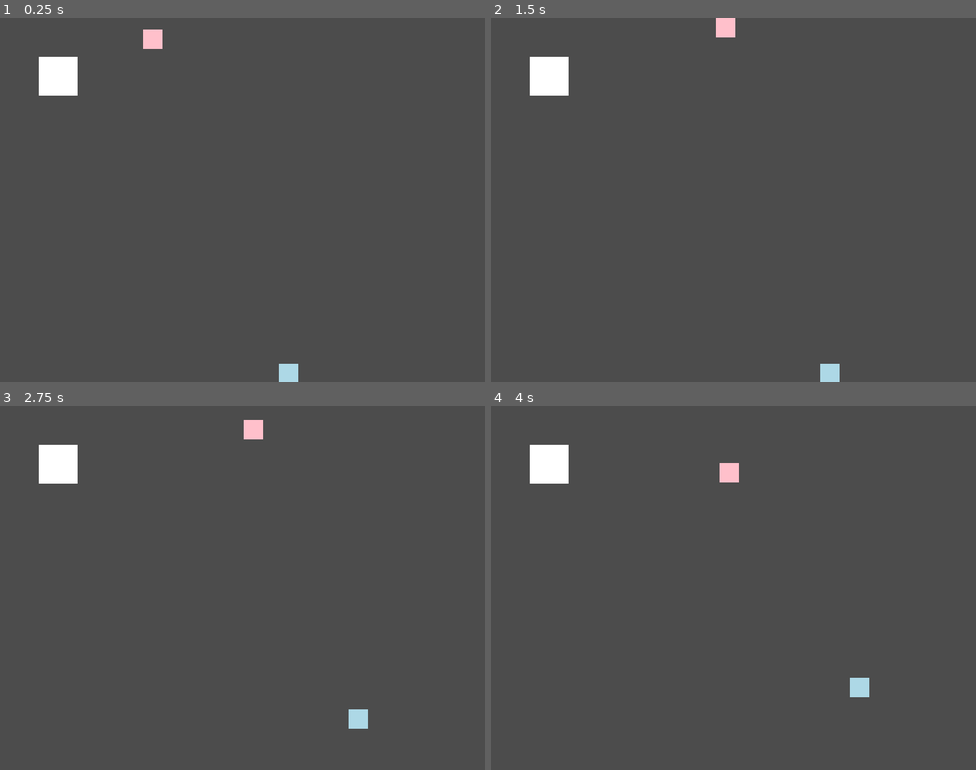
Above: before the commit, frames 1-4 (two rows, left to right).
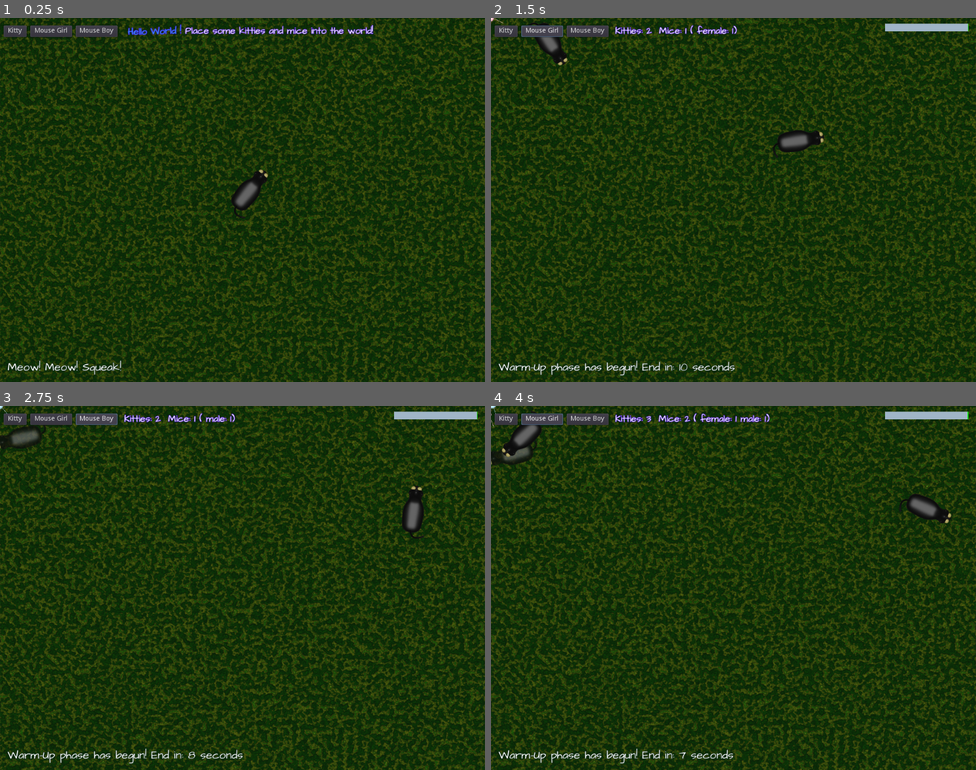
Above: after the commit, the same moments.

Repository: guckstift/UnstableKitty
Game: Godot game, scene res://Game.tscn
The game is run twice, just before and just after one commit, with the same random seed, the same clock (stepped at 60 frames per second) and the same inputs.
Inputs (mouse positions are in pixels of both pictures, inside the frame that each line leads up to):
- Up to frame 1 (0.25 s): no input
- Up to frame 2 (1.5 s): click (505, 32) at 0.5 s, where only the run after the commit has a clickable "Kitty"; click (544, 32) at 1.25 s, where only the run after the commit has a clickable "Mouse Girl"
- Up to frame 3 (2.75 s): click (97, 420) at 2 s, where only the run after the commit has a clickable "Mouse Boy"
- Up to frame 4 (4 s): click (505, 420) at 2.75 s, where only the run after the commit has a clickable "Kitty"; click (544, 420) at 3.5 s, where only the run after the commit has a clickable "Mouse Girl"

The runs differ from the first frame. In frame 1, 99% of the frame differs, in the area x 0-100%, y 0-100%; in frame 2, 99%; in frame 3, 99%; in frame 4, 99%.
Error before the commit: Parse Error: The method "start_dating" isn't declared in the current class. (res://Kitty.gd:23)

Commit message:
BG

Diff:
--- a/Game.gd
+++ b/Game.gd
@@ -1,14 +1,34 @@
 extends Node2D
 
 var Mouse = load("res://Mouse.tscn")
+var Kitty = load("res://Kitty.tscn")
+
+var mode = null
+var kitty_count := 1
+var mouse_count := 0
+var f_mouse_count := 0
+var m_mouse_count := 0
+
+var phase := "intro"
+var clock := 0.0
 
 func _enter_tree():
 	randomize()
 
+func _input(event):
+	if event is InputEventMouseMotion:
+		if is_instance_valid(mode):
+			mode.position = event.position
+	elif event is InputEventMouseButton:
+		if event.button_index == BUTTON_LEFT:
+			mode = null
+
 func _ready():
+	return
 	spawn_rand_mouse()
 	spawn_rand_mouse()
-	return
+	spawn_rand_mouse()
+	spawn_rand_mouse()
 	while true:
 		spawn_rand_mouse()
 		$Timer.wait_time = 15
@@ -16,9 +36,135 @@
 		$Timer.start()
 		yield($Timer, "timeout")
 
+func _process(delta):
+	if phase == "warmup":
+		clock -= delta
+		if clock <= 0.0:
+			start_test_phase()
+	elif phase == "test":
+		clock -= delta
+		if clock <= 0.0:
+			test_ended()
+		elif mouse_count >= global.MAX_MICE:
+			mouse_overpopulation()
+		elif mouse_count == 0:
+			mouse_extinction()
+	update_info_label()
+
+func test_ended():
+	var end_label = $CanvasLayer/EndLabel
+	end_label.visible = true
+	end_label.bbcode_text = "[center][wave][color=#0f0]Test successful"
+	end_label.modulate = Color.white
+	phase = "success"
+
+func mouse_overpopulation():
+	var end_label = $CanvasLayer/EndLabel
+	end_label.visible = true
+	end_label.bbcode_text = "[center][shake rate=50 level=60]Mouse Overpopulation"
+	end_label.modulate = Color.red
+	phase = "over"
+
+func mouse_extinction():
+	var end_label = $CanvasLayer/EndLabel
+	end_label.visible = true
+	end_label.bbcode_text = "[center][tornado radius=9 freq=1]Mice Extinction"
+	end_label.modulate = Color.gray
+	phase = "over"
+
 func spawn_rand_mouse():
 	var mouse = Mouse.instance()
 	$Mice.add_child(mouse)
 	mouse.gender = "f" if randi() % 2 else "m"
 	mouse.grown_up = true
 	mouse.position = global.rand_pos()
+
+func update_stats():
+	var text = ""
+	if kitty_count > 0:
+		text += "Kitties: " + str(kitty_count)
+	if mouse_count > 0:
+		text += "  Mice: " + str(mouse_count) + " ("
+		if f_mouse_count > 0:
+			text += " female: " + str(f_mouse_count)
+		if m_mouse_count > 0:
+			text += " male: " + str(m_mouse_count)
+		text += ")"
+	$CanvasLayer/StatsLabel.bbcode_text = text
+	var mouse_ratio = float(mouse_count) / global.MAX_MICE
+	$CanvasLayer/ColorRect.visible = true
+	var inner_rect = $CanvasLayer/ColorRect/ColorRect
+	inner_rect.color = lerp(Color.green, Color.red, mouse_ratio)
+	inner_rect.anchor_left = 1.0 - mouse_ratio
+
+func restart():
+	phase = "intro"
+	$CanvasLayer/CatButton.disabled = false
+	$CanvasLayer/CatButton.modulate = Color.white
+	$CanvasLayer/MouseGirlButton.disabled = false
+	$CanvasLayer/MouseGirlButton.modulate = Color.white
+	$CanvasLayer/MouseBoyButton.disabled = false
+	$CanvasLayer/MouseBoyButton.modulate = Color.white
+
+func start_warmup():
+	if phase != "intro": return
+	phase = "warmup"
+	clock = global.WARM_UP + 1
+	update_info_label()
+
+func start_test_phase():
+	phase = "test"
+	clock = global.TEST_PHASE + 1
+	$CanvasLayer/CatButton.disabled = true
+	$CanvasLayer/CatButton.modulate = Color(1, 0.75, 0.75, 0.25)
+	$CanvasLayer/MouseGirlButton.disabled = true
+	$CanvasLayer/MouseGirlButton.modulate = Color(1, 0.75, 0.75, 0.25)
+	$CanvasLayer/MouseBoyButton.disabled = true
+	$CanvasLayer/MouseBoyButton.modulate = Color(1, 0.75, 0.75, 0.25)
+	update_info_label()
+
+func update_info_label():
+	if phase == "warmup":
+		var text := "Warm-Up phase has begun! End in: "
+		text += str(int(clock)) + " seconds"
+		$CanvasLayer/InfoLabel.text = text
+	elif phase == "test":
+		var text := "Test phase ends in: "
+		var secs = int(clock) % 60
+		var mins = int(clock) / 60
+		if mins > 0:
+			text += str(mins) + " minutes "
+		if secs > 0:
+			text += str(secs) + " seconds"
+		$CanvasLayer/InfoLabel.text = text
+	elif phase == "over":
+		$CanvasLayer/InfoLabel.text = "Game Over!"
+		$CanvasLayer/InfoLabel.modulate = Color.lightcoral
+	elif phase == "success":
+		$CanvasLayer/InfoLabel.text = "Success!"
+		$CanvasLayer/InfoLabel.modulate = Color.lightgreen
+
+func _on_CatButton_pressed():
+	mode = Kitty.instance()
+	$Kitties.add_child(mode)
+	kitty_count += 1
+	update_stats()
+	start_warmup()
+
+func _on_MouseButton_pressed():
+	mode = Mouse.instance()
+	$Mice.add_child(mode)
+	mode.gender = "f"
+	mouse_count += 1
+	f_mouse_count += 1
+	update_stats()
+	start_warmup()
+
+func _on_MouseBoyButton_pressed():
+	mode = Mouse.instance()
+	$Mice.add_child(mode)
+	mode.gender = "m"
+	mouse_count += 1
+	m_mouse_count += 1
+	update_stats()
+	start_warmup()
--- a/Game.tscn
+++ b/Game.tscn
@@ -1,15 +1,151 @@
-[gd_scene load_steps=3 format=2]
+[gd_scene load_steps=8 format=2]
 
 [ext_resource path="res://Kitty.tscn" type="PackedScene" id=1]
+[ext_resource path="res://gamefont.tres" type="DynamicFontData" id=2]
 [ext_resource path="res://Game.gd" type="Script" id=3]
+[ext_resource path="res://bg.png" type="Texture" id=4]
+
+[sub_resource type="DynamicFont" id=3]
+size = 20
+outline_size = 1
+outline_color = Color( 0.247059, 0.0431373, 0.74902, 1 )
+font_data = ExtResource( 2 )
+
+[sub_resource type="DynamicFont" id=2]
+size = 24
+outline_size = 1
+outline_color = Color( 0.0431373, 0.156863, 0.0745098, 1 )
+use_filter = true
+font_data = ExtResource( 2 )
+
+[sub_resource type="DynamicFont" id=4]
+size = 69
+font_data = ExtResource( 2 )
 
 [node name="Game" type="Node2D"]
+position = Vector2( 0, 8 )
 script = ExtResource( 3 )
 
-[node name="Kitty" parent="." instance=ExtResource( 1 )]
-position = Vector2( 64, 64 )
-scale = Vector2( 8, 8 )
+[node name="Sprite" type="Sprite" parent="."]
+position = Vector2( 0, -8 )
+texture = ExtResource( 4 )
+centered = false
 
 [node name="Mice" type="Node" parent="."]
 
+[node name="Kitties" type="Node" parent="."]
+
+[node name="Kitty" parent="Kitties" instance=ExtResource( 1 )]
+position = Vector2( 504, 392 )
+
 [node name="Timer" type="Timer" parent="."]
+
+[node name="CanvasLayer" type="CanvasLayer" parent="."]
+
+[node name="CatButton" type="Button" parent="CanvasLayer"]
+anchor_top = 0.0104167
+anchor_bottom = 0.0104167
+margin_left = 8.0
+margin_top = 8.0
+margin_right = 56.0
+margin_bottom = 32.0
+text = "Kitty"
+__meta__ = {
+"_edit_use_anchors_": false
+}
+
+[node name="MouseGirlButton" type="Button" parent="CanvasLayer"]
+anchor_top = 0.0104167
+anchor_bottom = 0.0104167
+margin_left = 64.0
+margin_top = 8.0
+margin_right = 152.0
+margin_bottom = 32.0
+text = "Mouse Girl"
+__meta__ = {
+"_edit_use_anchors_": false
+}
+
+[node name="MouseBoyButton" type="Button" parent="CanvasLayer"]
+anchor_top = 0.0104167
+anchor_bottom = 0.0104167
+margin_left = 160.0
+margin_top = 8.0
+margin_right = 248.0
+margin_bottom = 32.0
+text = "Mouse Boy"
+__meta__ = {
+"_edit_use_anchors_": false
+}
+
+[node name="StatsLabel" type="RichTextLabel" parent="CanvasLayer"]
+margin_left = 262.0
+margin_top = 13.0
+margin_right = 840.0
+margin_bottom = 48.0
+custom_fonts/normal_font = SubResource( 3 )
+bbcode_enabled = true
+bbcode_text = "[wave] [color=#39f]Hello World ![/color][/wave] Place some kitties and mice into the world!"
+text = " Hello World ! Place some kitties and mice into the world!"
+scroll_active = false
+__meta__ = {
+"_edit_use_anchors_": false
+}
+
+[node name="ColorRect" type="ColorRect" parent="CanvasLayer"]
+visible = false
+margin_left = 832.0
+margin_top = 12.0
+margin_right = 1008.0
+margin_bottom = 28.0
+color = Color( 0.627451, 0.709804, 0.780392, 1 )
+__meta__ = {
+"_edit_group_": true,
+"_edit_use_anchors_": false
+}
+
+[node name="ColorRect" type="ColorRect" parent="CanvasLayer/ColorRect"]
+anchor_right = 1.0
+anchor_bottom = 1.0
+color = Color( 0.156863, 0.196078, 0.8, 1 )
+__meta__ = {
+"_edit_use_anchors_": false
+}
+
+[node name="InfoLabel" type="Label" parent="CanvasLayer"]
+margin_left = 16.0
+margin_top = 720.0
+margin_right = 266.0
+margin_bottom = 754.0
+custom_fonts/font = SubResource( 2 )
+text = "Meow! Meow! Squeak! "
+__meta__ = {
+"_edit_use_anchors_": false
+}
+
+[node name="EndLabel" type="RichTextLabel" parent="CanvasLayer"]
+visible = false
+anchor_left = 0.5
+anchor_top = 0.5
+anchor_right = 0.5
+anchor_bottom = 0.5
+margin_left = -480.0
+margin_top = -56.0
+margin_right = 480.0
+margin_bottom = 48.0
+grow_horizontal = 2
+grow_vertical = 2
+size_flags_horizontal = 3
+size_flags_vertical = 3
+custom_fonts/normal_font = SubResource( 4 )
+bbcode_enabled = true
+bbcode_text = "[center][wave][color=#0f0]Test successful"
+text = "Test successful"
+scroll_active = false
+__meta__ = {
+"_edit_use_anchors_": false
+}
+
+[connection signal="pressed" from="CanvasLayer/CatButton" to="." method="_on_CatButton_pressed"]
+[connection signal="pressed" from="CanvasLayer/MouseGirlButton" to="." method="_on_MouseButton_pressed"]
+[connection signal="pressed" from="CanvasLayer/MouseBoyButton" to="." method="_on_MouseBoyButton_pressed"]
--- a/Kitty.gd
+++ b/Kitty.gd
@@ -1,34 +1,84 @@
-extends Polygon2D
+extends AnimatedSprite
+class_name Kitty
+
+const OWN_BOUNDS = Vector2(96, 48)
+
+export var cooldown_min := 0.5
+export var cooldown_max := 3.0
 
 export var satisfied := false setget set_satisfied
 
 var dir := Vector2()
 var speed := 0.0
 var state := ""
+var victim : Node2D = null
+
+func get_class(): return "Kitty"
 
 func _ready():
 	start_roaming()
+
+func _physics_process(delta):
+	position = Vector2(
+		clamp(position.x, OWN_BOUNDS.x / 2, global.BOUNDS.x - OWN_BOUNDS.x / 2),
+		clamp(position.y, OWN_BOUNDS.y / 2, global.BOUNDS.y - OWN_BOUNDS.y / 2)
+	)
+	if state == "hunting":
+		dir = (victim.position - position).normalized()
+	position += delta * dir * speed
+	if dir.length() > 0:
+		rotation_degrees = rad2deg(dir.angle())
 
 func start_roaming(force = false):
 	if state == "roaming" and not force: return
 	if state != "roaming":
 		state = "roaming"
-		print("cat start roaming")
+		#print("cat start roaming")
 	dir = global.rand_dir()
 	speed = rand_range(0, 256)
 	var timeout = rand_range(0.25, 2.0)
 	yield(get_tree().create_timer(timeout), "timeout")
 	if state != "roaming": return
 	if not satisfied and randf() > 0.125:
-		start_dating()
+		start_hunting()
 	else:
 		start_roaming(true)
+
+func start_hunting():
+	if state == "hunting": return
+	victim = null
+	for m in $"../../Mice".get_children():
+		if dist(m) < 256 and m.hunted == false:
+			victim = m
+			victim.hunted = true
+			state = "hunting"
+			#print("victim found")
+			break
+	if victim == null:
+		start_roaming(true)
+	else:
+		speed = 320
+		if not victim.get_node("Sprite/Area2D").overlaps_area($Area2D):
+			yield(victim, "kitty_entered")
+		#print("catched")
+		var game = get_tree().get_current_scene()
+		game.mouse_count -= 1
+		if victim.gender == "f": game.f_mouse_count -= 1
+		else: game.m_mouse_count -= 1
+		game.update_stats()
+		victim.queue_free()
+		set_satisfied(true)
+		start_roaming()
 
 func set_satisfied(s):
 	satisfied = s
 	if satisfied:
-		color *= 0.5
-		yield(get_tree().create_timer(8), "timeout")
+		modulate.a = 0.75
+		yield(get_tree().create_timer(
+			rand_range(cooldown_min, cooldown_max)), "timeout")
 		set_satisfied(false)
 	else:
-		color *= 2.0
+		modulate.a = 1
+
+func dist(other : Node2D):
+	return position.distance_to(other.position)
--- a/Kitty.tscn
+++ b/Kitty.tscn
@@ -1,7 +1,26 @@
-[gd_scene load_steps=2 format=2]
+[gd_scene load_steps=5 format=2]
 
 [ext_resource path="res://Kitty.gd" type="Script" id=1]
+[ext_resource path="res://kitty.png" type="Texture" id=2]
 
-[node name="Kitty" type="Polygon2D"]
-polygon = PoolVector2Array( 0, 0, 8, 0, 8, 8, 0, 8 )
+[sub_resource type="SpriteFrames" id=1]
+animations = [ {
+"frames": [ ExtResource( 2 ) ],
+"loop": true,
+"name": "default",
+"speed": 5.0
+} ]
+
+[sub_resource type="RectangleShape2D" id=2]
+extents = Vector2( 96, 48 )
+
+[node name="Kitty" type="AnimatedSprite"]
+scale = Vector2( 0.5, 0.5 )
+frames = SubResource( 1 )
 script = ExtResource( 1 )
+
+[node name="Area2D" type="Area2D" parent="."]
+
+[node name="CollisionShape2D" type="CollisionShape2D" parent="Area2D"]
+position = Vector2( 16, 0 )
+shape = SubResource( 2 )
--- a/Mouse.gd
+++ b/Mouse.gd
@@ -1,11 +1,17 @@
-extends Polygon2D
+extends KinematicBody2D
 class_name Mouse
+
+func get_class(): return "Mouse"
 
 var Mouse = load("res://Mouse.tscn")
 
 signal mate_entered
+signal kitty_entered
 
 const OWN_BOUNDS = Vector2(32, 32)
+
+var cooldown_min := 1.0
+var cooldown_max := 8.0
 
 export var gender := "" setget set_gender
 export var grown_up := false setget set_grown
@@ -15,6 +21,10 @@
 var speed := 0.0
 var state := ""
 var mate : Node2D = null
+var hunted := false
+
+onready var kitties = $"../../Kitties"
+onready var game = get_tree().get_current_scene()
 
 func _ready():
 	set_gender("m")
@@ -23,44 +33,76 @@
 	start_roaming()
 
 func _physics_process(delta):
+	#if position.x < 0: position.x += global.BOUNDS.x
+	#elif position.x > global.BOUNDS.x: position.x -= global.BOUNDS.x
+	#if position.y < 0: position.y += global.BOUNDS.y
+	#elif position.y > global.BOUNDS.y: position.y -= global.BOUNDS.y
 	position = Vector2(
 		clamp(position.x, 0, global.BOUNDS.x - OWN_BOUNDS.x),
 		clamp(position.y, 0, global.BOUNDS.y - OWN_BOUNDS.y)
 	)
 	if state == "dating":
-		dir = (mate.position - position).normalized()
-	position += delta * dir * speed
+		if is_instance_valid(mate):
+			dir = (mate.position - position).normalized()
+		else:
+			start_roaming()
+	move_and_slide(dir * speed)
+	#position += delta * dir * speed
+	if dir.length() > 0:
+		rotation_degrees = rad2deg(dir.angle())
 
 func start_roaming(force = false):
 	if state == "roaming" and not force: return
 	if state != "roaming":
 		state = "roaming"
-		print("start roaming")
+		#print("start roaming")
+	$Mating.visible = false
 	dir = global.rand_dir()
 	speed = rand_range(0, 256)
-	var timeout = rand_range(0.25, 2.0)
+	for kitty in kitties.get_children():
+		if dist(kitty) < 256:
+			dir = (position - kitty.position).normalized()
+			speed = 256
+			break
+	var timeout = rand_range(0.25, 0.5)
 	yield(get_tree().create_timer(timeout), "timeout")
 	if state != "roaming": return
-	if not satisfied and randf() > 0.125 and grown_up:
-		start_dating()
+	if (
+		get_mice_count() < global.MAX_MICE and
+		not satisfied and randf() > 0.125 and grown_up
+	):
+		var func_state = start_dating()
+		if func_state != null:
+			yield(get_tree().create_timer(5), "timeout")
+			if func_state.is_valid():
+				func_state.resume(true)
 	else:
 		start_roaming(true)
 
 func start_dating():
 	if state == "dating": return
+	mate = null
 	for m in get_other_mice():
 		if m.gender == other_gender() and m.grown_up and dist(m) < 256:
 			if m.wanna_date(self):
 				mate = m
 				state = "dating"
-				print("date found")
+				#print("date found")
 				break
 	if mate == null:
 		start_roaming(true)
 	else:
 		speed = 64
-		yield(mate, "mate_entered")
-		print("overlap")
+		$Mating.visible = true
+		if not mate.get_node("Sprite/Area2D").overlaps_area($Area2D):
+			var too_late = yield(mate, "mate_entered")
+			if too_late and too_late == true:
+				start_roaming(true)
+				if mate != null and is_instance_valid(mate):
+					mate.start_roaming(true)
+				return
+		#print("overlap")
+		is_instance_valid(null)
 		start_mating()
 
 func wanna_date(other):
@@ -68,21 +110,25 @@
 		state = "dating"
 		mate = other
 		speed = 64
-		print("accept date")
+		#print("accept date")
+		$Mating.visible = true
 		return true
 	return false
 
 func start_mating(passive = false):
 	if state == "mating": return
-	print("start mating")
+	#print("start mating")
 	dir = Vector2()
 	speed = 0
 	state = "mating"
+	$Particles2D.emitting = true
 	mate.start_mating(true)
 	yield(get_tree().create_timer(2), "timeout")
 	if not passive:
 		give_birth()
 	mate = null
+	$Mating.visible = false
+	$Particles2D.emitting = false
 	set_satisfied(true)
 	start_roaming()
 
@@ -91,35 +137,43 @@
 	get_parent().add_child(mouse)
 	mouse.gender = "f" if randi() % 2 else "m"
 	mouse.position = position
+	game.mouse_count += 1
+	if mouse.gender == "f": game.f_mouse_count += 1
+	else: game.m_mouse_count += 1
+	game.update_stats()
 
 func set_gender(g):
 	gender = g
 	if gender == "m":
-		color = Color.lightblue
+		modulate = Color.lightblue
 	elif gender == "f":
-		color = Color.pink
+		modulate = Color.pink
 
 func set_grown(g):
 	grown_up = g
 	if grown_up:
-		scale = Vector2(1, 1)
+		$Sprite.play("grown")
 	else:
-		scale = Vector2(0.5, 0.5)
-		yield(get_tree().create_timer(8), "timeout")
+		$Sprite.play("baby")
+		yield(get_tree().create_timer(10), "timeout")
 		set_grown(true)
 
 func set_satisfied(s):
 	satisfied = s
 	if satisfied:
-		color *= 0.5
-		yield(get_tree().create_timer(8), "timeout")
+		$Sprite.modulate *= 0.5
+		yield(get_tree().create_timer(
+			rand_range(cooldown_min, cooldown_max)), "timeout")
 		set_satisfied(false)
 	else:
-		color *= 2.0
+		$Sprite.modulate *= 2.0
 
 func other_gender():
 	if gender == "m": return "f"
 	return "m"
+
+func get_mice_count():
+	return get_parent().get_child_count()
 
 func get_other_mice():
 	var mice = get_parent().get_children()
@@ -130,5 +184,7 @@
 	return position.distance_to(other.position)
 
 func _on_Area2D_area_entered(area):
-	if mate != null and area == mate.get_node("Area2D"):
+	if is_instance_valid(mate) and area == mate.get_node("Sprite/Area2D"):
 		emit_signal("mate_entered")
+	if area.get_parent().get_class() == "Kitty":
+		emit_signal("kitty_entered")
--- a/Mouse.tscn
+++ b/Mouse.tscn
@@ -1,41 +1,66 @@
-[gd_scene load_steps=4 format=2]
+[gd_scene load_steps=9 format=2]
 
 [ext_resource path="res://Mouse.gd" type="Script" id=1]
+[ext_resource path="res://mouse.png" type="Texture" id=2]
+[ext_resource path="res://baby.png" type="Texture" id=3]
+[ext_resource path="res://heart.png" type="Texture" id=4]
 
-[sub_resource type="Animation" id=1]
-resource_name = "move"
-tracks/0/type = "value"
-tracks/0/path = NodePath(".:way")
-tracks/0/interp = 1
-tracks/0/loop_wrap = true
-tracks/0/imported = false
-tracks/0/enabled = true
-tracks/0/keys = {
-"times": PoolRealArray( 0, 1 ),
-"transitions": PoolRealArray( 1, 1 ),
-"update": 0,
-"values": [ 0.0, 1.0 ]
-}
+[sub_resource type="SpriteFrames" id=1]
+animations = [ {
+"frames": [ ExtResource( 2 ) ],
+"loop": true,
+"name": "grown",
+"speed": 5.0
+}, {
+"frames": [ ExtResource( 3 ) ],
+"loop": true,
+"name": "baby",
+"speed": 5.0
+} ]
 
 [sub_resource type="RectangleShape2D" id=2]
-extents = Vector2( 16, 16 )
+extents = Vector2( 103.021, 37.6918 )
 
-[node name="Mouse" type="Polygon2D"]
-color = Color( 0.996078, 0.643137, 1, 1 )
-offset = Vector2( -128, 0 )
-polygon = PoolVector2Array( 128, 0, 160, 0, 160, 32, 128, 32 )
+[sub_resource type="RectangleShape2D" id=3]
+extents = Vector2( 24, 8 )
+
+[sub_resource type="Gradient" id=4]
+colors = PoolColorArray( 1, 1, 1, 1, 1, 1, 1, 0 )
+
+[node name="Mouse" type="KinematicBody2D"]
 script = ExtResource( 1 )
 
-[node name="Timer" type="Timer" parent="."]
-one_shot = true
+[node name="Sprite" type="AnimatedSprite" parent="."]
+scale = Vector2( 0.25, 0.25 )
+frames = SubResource( 1 )
+animation = "grown"
 
-[node name="AnimationPlayer" type="AnimationPlayer" parent="."]
-anims/move = SubResource( 1 )
+[node name="Area2D" type="Area2D" parent="Sprite"]
 
-[node name="Area2D" type="Area2D" parent="."]
-
-[node name="CollisionShape2D" type="CollisionShape2D" parent="Area2D"]
-position = Vector2( 16, 16 )
+[node name="CollisionShape2D" type="CollisionShape2D" parent="Sprite/Area2D"]
 shape = SubResource( 2 )
 
-[connection signal="area_entered" from="Area2D" to="." method="_on_Area2D_area_entered"]
+[node name="Mating" type="Polygon2D" parent="."]
+visible = false
+position = Vector2( -2, -2 )
+scale = Vector2( 0.25, 0.25 )
+color = Color( 0, 0.964706, 0.0392157, 1 )
+polygon = PoolVector2Array( 16, 16, 32, 16, 32, 32, 16, 32 )
+
+[node name="CollisionShape2D" type="CollisionShape2D" parent="."]
+shape = SubResource( 3 )
+
+[node name="Particles2D" type="CPUParticles2D" parent="."]
+position = Vector2( 26.7822, 0 )
+emitting = false
+texture = ExtResource( 4 )
+emission_shape = 1
+emission_sphere_radius = 15.77
+gravity = Vector2( 0, 0 )
+angle = 720.0
+angle_random = 1.0
+scale_amount = 0.13
+scale_amount_random = 0.14
+color_ramp = SubResource( 4 )
+
+[connection signal="area_entered" from="Sprite/Area2D" to="." method="_on_Area2D_area_entered"]
--- /dev/null
+++ b/gamefont.tres
@@ -0,0 +1,4 @@
+[gd_resource type="DynamicFontData" format=2]
+
+[resource]
+font_path = "res://ArchitectsDaughter-Regular.ttf"
--- a/global.gd
+++ b/global.gd
@@ -1,6 +1,9 @@
 extends Node
 
-const BOUNDS := Vector2(800, 600)
+const BOUNDS := Vector2(1024, 768)
+const MAX_MICE := 150
+const WARM_UP := 10
+const TEST_PHASE := 60 * 2
 
 func rand_pos(own_bounds = Vector2()):
 	return Vector2(
--- a/project.godot
+++ b/project.godot
@@ -9,12 +9,18 @@
 config_version=4
 
 _global_script_classes=[ {
-"base": "Polygon2D",
+"base": "AnimatedSprite",
+"class": "Kitty",
+"language": "GDScript",
+"path": "res://Kitty.gd"
+}, {
+"base": "KinematicBody2D",
 "class": "Mouse",
 "language": "GDScript",
 "path": "res://Mouse.gd"
 } ]
 _global_script_class_icons={
+"Kitty": "",
 "Mouse": ""
 }
 
@@ -30,7 +36,7 @@
 
 [display]
 
-window/size/width=800
+window/size/height=768
 window/size/resizable=false
 
 [physics]
Binary file added: ArchitectsDaughter-Regular.ttf
Binary file added: baby.png
Not shown, added: baby.png.import
Binary file added: bg.png
Not shown, added: bg.png.import
Not shown, changed: export_presets.cfg
Binary file changed: favicon.png
Binary file added: heart.png
Binary file added: icon.ico
Binary file changed: icon.png
Binary file added: kitty.png
Not shown, added: kitty.png.import
(and 13 more such lines)
